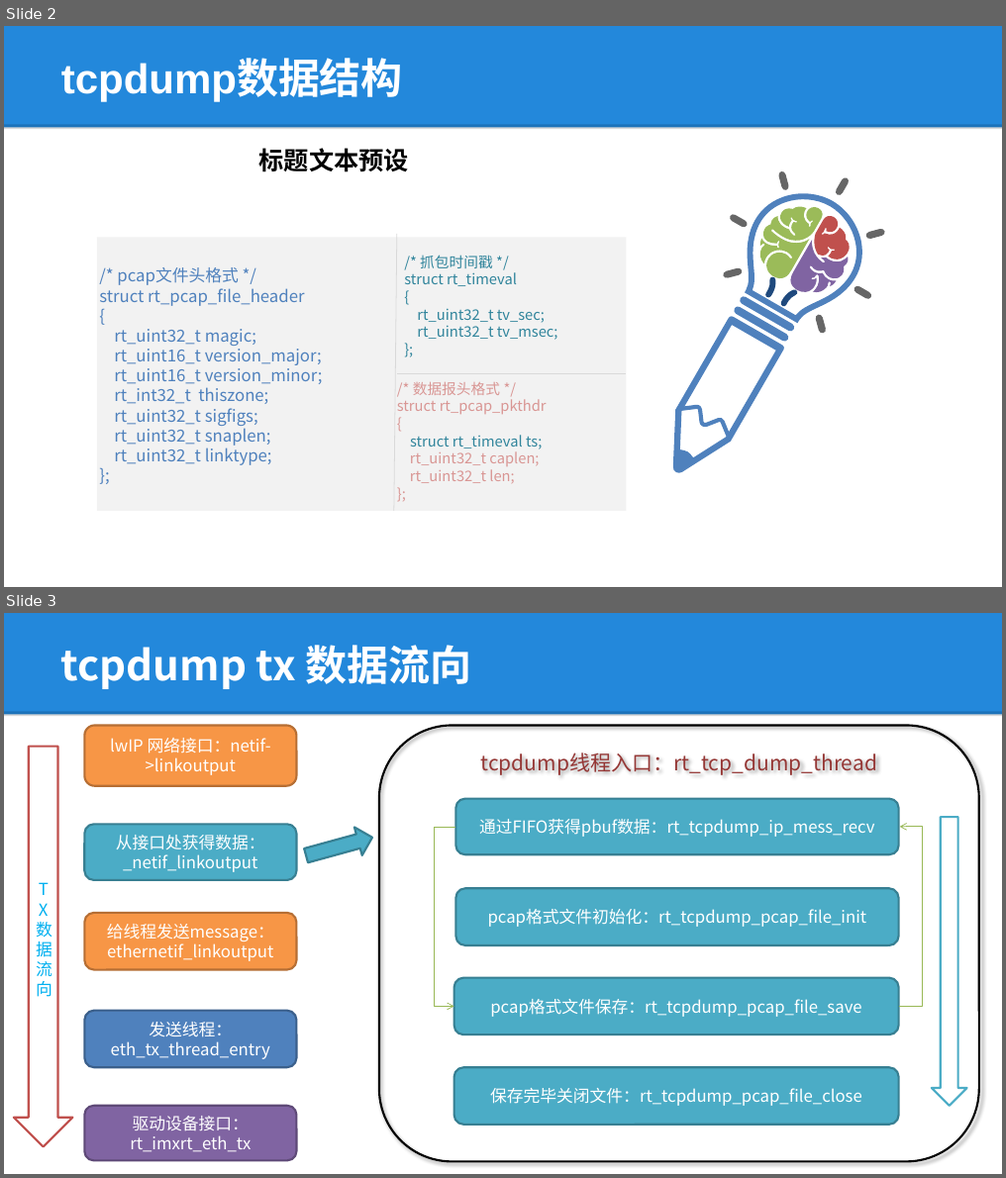
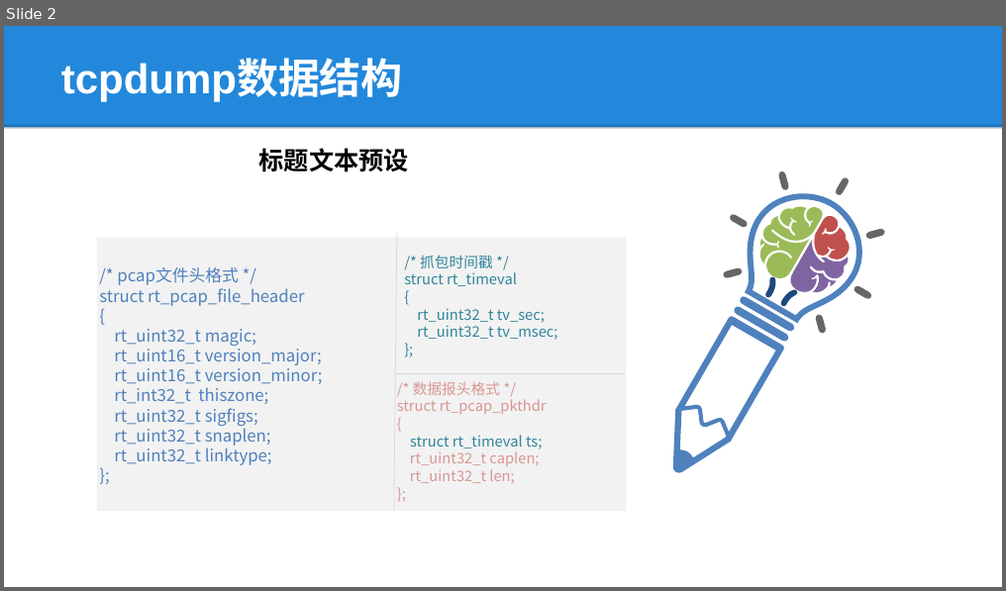
Before and after one commit to lepustse/tcpdump, a slide deck: tcpdump.pptx. Shown one above the other, each under a label of ours: slides 2 and 3 before the commit, slide 2 after it. The pictures are 1006x1178 and 1006x591 pixels, drawn with LibreOffice and Linux fonts; fonts in the diff are those of the drawing; background and template pictures are left out. Boxes give left, top, right and bottom in pixels: in the first picture for what was removed or moved away, otherwise in the second. Text is boxed around its words. In the diff, an @@ line names an element or a change of style, - is before the commit and + after.

```diff
--- a/tcpdump.pptx
+++ b/tcpdump.pptx
@@ slide 3 removed at (4,613,1002,1174), background #FFFFFF; not listed: 2 template elements that a slide beside it also shows @@
@@ title removed at (61,645,472,689) @@
-tcpdump tx 数据流向
@@ rounded rectangle removed at (85,725,297,786) @@
-lwIP 网络接口：netif->linkoutput
@@ rounded rectangle removed at (379,725,979,1161) @@
-tcpdump线程入口：rt_tcp_dump_thread
@@ down arrow removed at (14,747,73,1147) @@
-TX数据流向
@@ rounded rectangle removed at (456,799,899,855) @@
-通过FIFO获得pbuf数据：rt_tcpdump_ip_mess_recv
@@ down arrow removed at (932,817,966,1106) @@
@@ rounded rectangle removed at (85,824,297,880) @@
-从接口处获得数据：_netif_linkoutput
@@ right arrow removed at (302,824,376,870) @@
@@ elbow arrow removed from (456, 827) to (453, 1007) @@
@@ elbow arrow removed from (899, 1007) to (900, 827) @@
@@ rounded rectangle removed at (456,888,899,946) @@
-pcap格式文件初始化：rt_tcpdump_pcap_file_init
@@ rounded rectangle removed at (85,913,297,970) @@
-给线程发送message：ethernetif_linkoutput
@@ rounded rectangle removed at (453,978,899,1035) @@
-pcap格式文件保存：rt_tcpdump_pcap_file_save
@@ rounded rectangle removed at (85,1011,297,1067) @@
-发送线程：eth_tx_thread_entry
@@ rounded rectangle removed at (453,1068,899,1125) @@
-保存完毕关闭文件：rt_tcpdump_pcap_file_close
@@ rounded rectangle removed at (85,1106,297,1160) @@
-驱动设备接口：rt_imxrt_eth_tx
```
Also in this commit, not shown: 1 slide changed, 6 slides added, 1 other slide removed.
